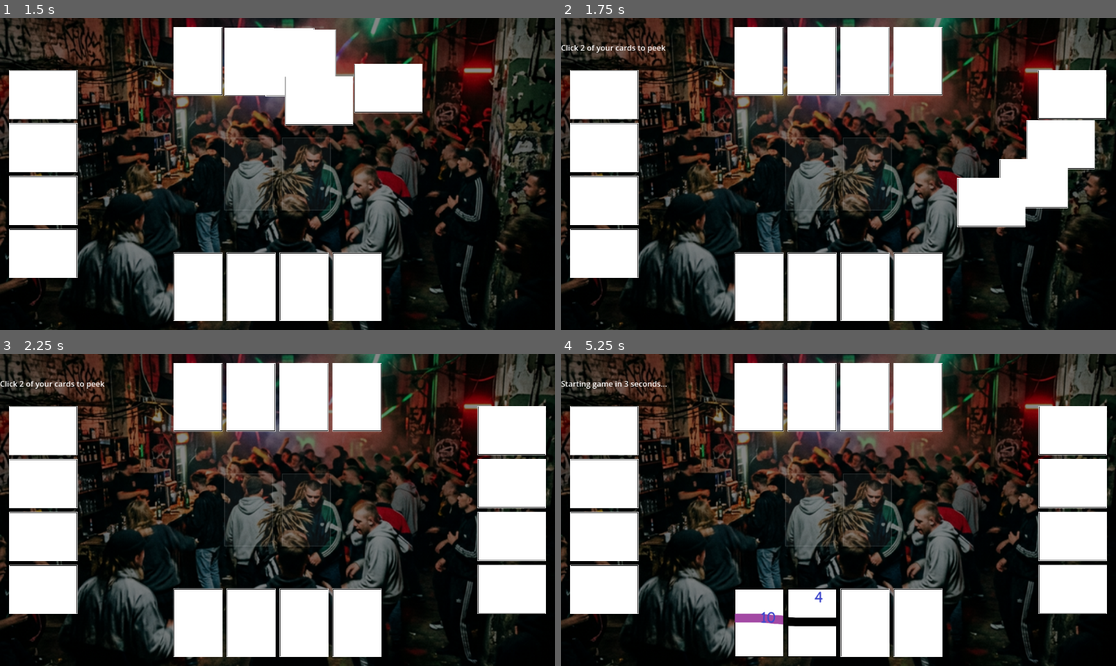
Above: before the commit, frames 1-4 (two rows, left to right).
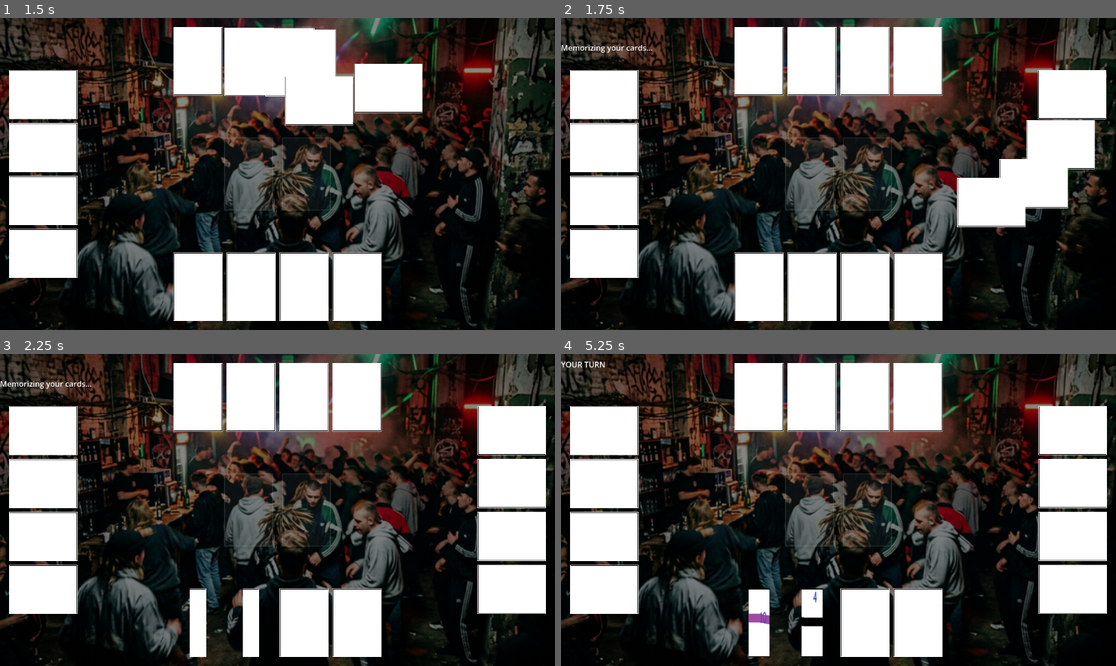
Above: after the commit, the same moments.

Repository: DinVin24/dutch
Game: Godot game, scene res://main_menu.tscn
The game is run twice, just before and just after one commit, with the same random seed, the same clock (stepped at 60 frames per second) and the same inputs.
Inputs (mouse positions are in pixels of both pictures, inside the frame that each line leads up to):
- Up to frame 1 (1.5 s): click "Start" at 0.5 s; click (249, 174) at 1.25 s
- Up to frame 2 (1.75 s): no input
- Up to frame 3 (2.25 s): click (249, 510) at 2 s
- Up to frame 4 (5.25 s): click (810, 510) at 2.75 s; tap Enter at 3.5 s; move the mouse to (760, 622) at 3.52 s; click (760, 622) at 3.67 s; move the mouse to (810, 622) at 4.27 s; click (810, 622) at 4.42 s; move the mouse to (866, 622) at 5.02 s; click (866, 622) at 5.17 s

Frame 1 is identical in both runs. In frame 2, 0.2% of the frame differs, in the area x 0-19%, y 8-12%; in frame 3, 2.9%, in the area x 0-50%, y 8-98%; in frame 4, 2.4%.

Commit message:
feat(ui): implement visual swap and discard interactions
Epic 2 - User Interaction:\n- Enabled clicking on hand cards to swap with the drawn card.\n- Enabled clicking on the discard pile to discard the drawn card.\n- Implemented visual animations for swapping hand cards and moving them to the discard pile.

Diff:
--- a/game_board.gd
+++ b/game_board.gd
@@ -13,11 +13,6 @@
 var padding = 20.0
 var card_pivot = Vector2(50, 70)
 var pending_card: Node = null
-
-# Peek Phase state
-var cards_peeked: int = 0
-var max_peeks: int = 2
-var peeked_card_nodes: Array = []
 
 var pause_menu_scene = preload("res://pause_menu.tscn")
 var pause_menu_instance: Node = null
@@ -91,6 +86,69 @@
 	print("Player drawing card...")
 	GameManager.player_draw_card()
 
+func _on_discard_clicked():
+	if GameManager.current_state == GameManager.GameState.DRAWN_CARD_PENDING and GameManager.current_player_index == 0:
+		print("Player discarding drawn card...")
+		GameManager.player_discard_drawn_card()
+
+func _on_player_card_clicked(card_node, _card_data):
+	if GameManager.current_state == GameManager.GameState.DRAWN_CARD_PENDING and GameManager.current_player_index == 0:
+		var card_idx = player_hands[0].find(card_node)
+		if card_idx != -1:
+			print("Player swapping drawn card with card ", card_idx)
+			GameManager.player_swap_drawn_card(card_idx)
+
+func _on_card_discarded(player_idx, card_data):
+	print("Game Board: Card discarded by player ", player_idx)
+
+	# If it was a swap, we need to update the hand visual
+	# For now, let's just animate the card to the discard pile
+
+	var card_to_discard: Node = null
+
+	# Was it the pending card?
+	if pending_card and pending_card.data == card_data:
+		card_to_discard = pending_card
+		pending_card = null
+	else:
+		# Was it a card from a hand? (During a swap)
+		# We need to find which node it was.
+		# If it's the player's hand, we replace it with the pending one.
+		if player_idx == GameManager.current_player_index:
+			var hand = player_hands[player_idx]
+			for i in range(hand.size()):
+				if hand[i].data == card_data:
+					card_to_discard = hand[i]
+					# Replace in hand with pending card if it exists
+					if pending_card:
+						hand[i] = pending_card
+						pending_card = null
+						# Clean up signal connection if p_idx == 0
+						if player_idx == 0:
+							hand[i].card_clicked.connect(_on_player_card_clicked)
+
+						# Reposition the new hand card
+						reposition_all_cards()
+					break
+
+	if card_to_discard:
+		card_to_discard.z_index = 100 # Move above others
+		var target_pos = discard_area.global_position - card_pivot
+		var tween = create_tween()
+		tween.tween_property(card_to_discard, "global_position", target_pos, 0.4).set_trans(Tween.TRANS_QUAD).set_ease(Tween.EASE_OUT)
+		tween.tween_callback(func():
+			# Keep a few visuals in discard? For now just free or stack.
+			# Let's keep the last one visible.
+			for child in discard_area.get_children():
+				if child.name.begins_with("DiscardVisual"):
+					child.queue_free()
+
+			card_to_discard.reparent(discard_area)
+			card_to_discard.name = "DiscardVisual"
+			card_to_discard.position = Vector2.ZERO - card_pivot # Center in area
+			card_to_discard.z_index = 0
+		)
+
 func _on_card_drawn_to_pending(player_idx, card_data):
 	print("Game Board: Card drawn to pending for player ", player_idx)
 
@@ -130,52 +188,26 @@
 	# Visual feedback for peek phase
 	var label = Label.new()
 	label.name = "PeekInstructions"
-	label.text = "Click 2 of your cards to peek"
+	label.text = "Memorizing your cards..."
 	label.horizontal_alignment = HORIZONTAL_ALIGNMENT_CENTER
 	$GameUI/MainHUD.add_child(label)
 	label.set_anchors_preset(Control.PRESET_CENTER_TOP)
 	label.position.y += 50
 
-	# Reset peek state
-	cards_peeked = 0
-	peeked_card_nodes.clear()
-
-	# Log for debug
-	print("Game Board: Waiting for player to select cards to peek.")
-
-func _on_card_clicked(card_node: CardUI, _card_data: CardData):
-	if GameManager.current_state != GameManager.GameState.INITIAL_PEEK:
-		return
-
-	# Ensure it's a player card (player index 0)
-	if not player_hands[0].has(card_node):
-		print("Initial Peek: You can only peek at your own cards!")
-		return
-
-	# Check if already peeked this card
-	if peeked_card_nodes.has(card_node):
-		return
-
-	if cards_peeked < max_peeks:
-		print("Initial Peek: Player peeked at card ", cards_peeked + 1)
-		card_node.flip()
-		peeked_card_nodes.append(card_node)
-		cards_peeked += 1
-
-		if cards_peeked == max_peeks:
-			_complete_peek_phase()
-
-func _complete_peek_phase():
-	if $GameUI/MainHUD.has_node("PeekInstructions"):
-		$GameUI/MainHUD.get_node("PeekInstructions").text = "Starting game in 3 seconds..."
+	await get_tree().create_timer(0.5).timeout
+
+	# Automatically reveal the first 2 cards for the player
+	if player_hands[0].size() >= 2:
+		player_hands[0][0].flip()
+		player_hands[0][1].flip()
 
 	# Wait for 3 seconds for the player to memorize
 	await get_tree().create_timer(3.0).timeout
 
 	# Flip them back
-	for card in peeked_card_nodes:
-		if is_instance_valid(card):
-			card.flip()
+	if player_hands[0].size() >= 2:
+		player_hands[0][0].flip()
+		player_hands[0][1].flip()
 
 	# Cleanup label
 	if $GameUI/MainHUD.has_node("PeekInstructions"):
@@ -208,8 +240,8 @@
 			card_inst.setup(card_data)
 			player_hands[p_idx].append(card_inst)
 
-			# Connect click signal for interaction
-			card_inst.card_clicked.connect(_on_card_clicked)
+			if p_idx == 0:
+				card_inst.card_clicked.connect(_on_player_card_clicked)
 
 			# Get target transform
 			var transform = get_card_transform(p_idx, i, cards_per_player)
